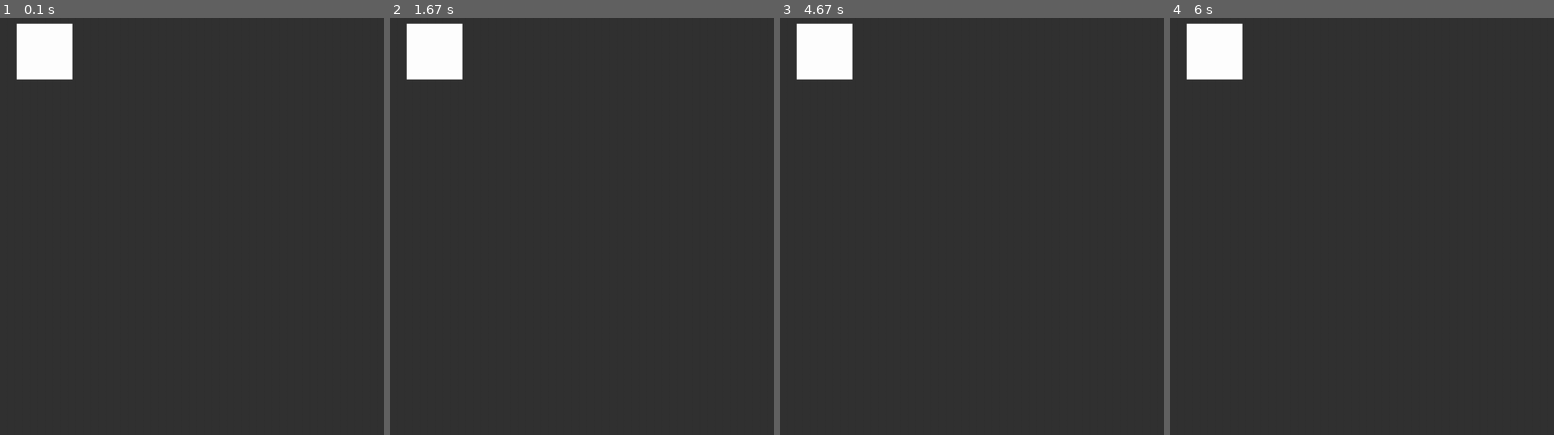
Above: before the commit, frames 1-4 (left to right).
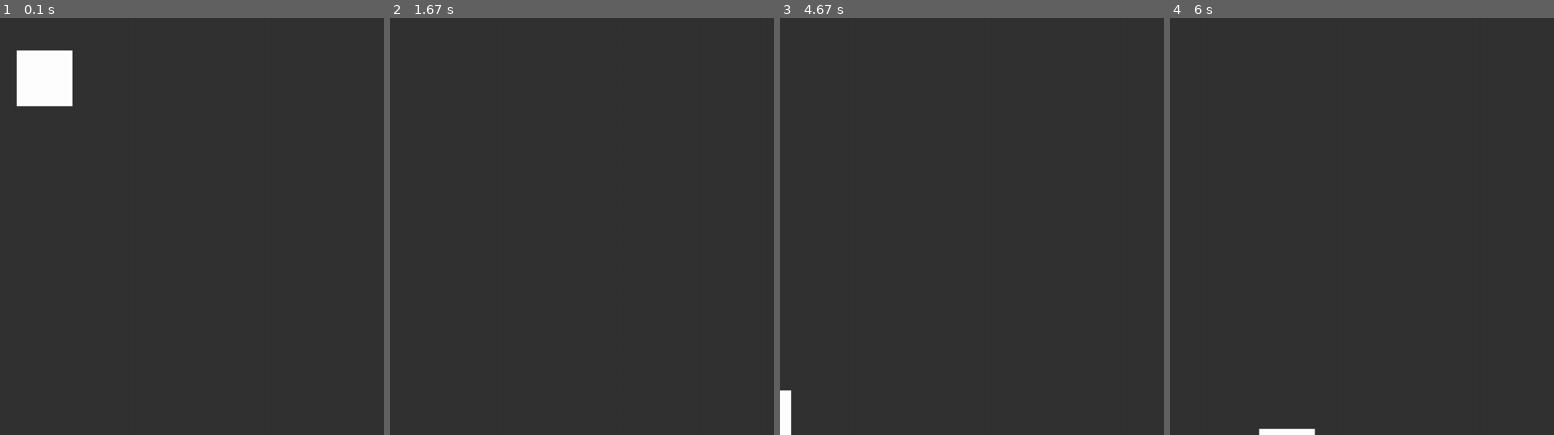
Above: after the commit, the same moments.

Repository: jwillb/pygame-boilerplate
Game: pygame game, started from window.py
Two runs of this game, one before a commit and one after it. Both use one fixed random seed, a clock stepped at 60 frames per second and the inputs below.
Inputs:
- Up to frame 1 (0.1 s): no input
- Up to frame 2 (1.67 s): hold Space 0.33-0.8 s; hold D 0.33-0.8 s; hold W from 1.33 s (still down); tap Space at 1.4 s
- Up to frame 3 (4.67 s): tap Space at 1.7, 2.4, 2.7, 2.97, 3.27, 3.47, 3.77, 4.37 s; release W at 1.8 s; hold A 2.33-2.87 s; hold S 2.9-3.37 s; hold A 3.4-3.87 s; hold D from 4.3 s (still down)
- Up to frame 4 (6 s): tap Space at 4.67, 5.03, 5.93 s; release D at 4.93 s; hold S 4.97-5.33 s; hold D from 5.87 s (still down)

The runs differ from the first frame. In frame 1, 2.0% of the frame differs, in the area x 4-19%, y 1-22%; in frame 2, 2.0%; in frame 3, 2.3%, in the area x 0-19%, y 1-100%; in frame 4, 2.2%.

Commit message:
replaced pygame.Surface with pygame.Rect

Diff:
--- a/colors.py
+++ b/colors.py
@@ -32,6 +32,8 @@
     def toRGB(self):
         return RGB(*colorsys.hsv_to_rgb(self.A, self.B, self.C))
 
+# test
+
 if __name__ == "__main__":
     RGB_COLOR = RGB(255, 255, 255)
     HSV_COLOR = HSV(0, 1, 1)
--- a/construct.py
+++ b/construct.py
@@ -11,10 +11,6 @@
     def getScreen(self):
         return self.__SCREEN
 
-    def refresh(self):
-        self.__SCREEN = pygame.Surface(tuple(self.SCALE), pygame.SRCALPHA, 32)
-        self.__SCREEN.fill(tuple(self.COLOR))
-
 class Sprite(GameObject):
     """
     Generic Sprite Class
@@ -24,4 +20,22 @@
         self.POSITION = vector2.Vector2(0, 0)
         self.COLOR = colors.RGB(255, 255, 255)
         self.VELOCITY = vector2.Vector2(0, 0)
-        self.refresh()
+        self.SPEED = 10
+        self.WASD_HOOK = False
+
+    def refresh(self, SCREEN):
+        if self.WASD_HOOK:
+            KEY_PRESSES = pygame.key.get_pressed()
+            if KEY_PRESSES[pygame.K_d] == 1:
+                self.POSITION.X += self.SPEED
+            if KEY_PRESSES[pygame.K_a] == 1:
+                self.POSITION.X -= self.SPEED
+            if KEY_PRESSES[pygame.K_w] == 1:
+                self.POSITION.Y -= self.SPEED
+            if KEY_PRESSES[pygame.K_s] == 1:
+                self.POSITION.Y += self.SPEED
+
+        self.POSITION.Y += self.VELOCITY.Y
+        self.POSITION.X += self.VELOCITY.X
+
+        pygame.draw.rect(SCREEN, tuple(self.COLOR), pygame.Rect(self.POSITION.X, self.POSITION.Y, self.SCALE.X, self.SCALE.Y))
--- a/vector2.py
+++ b/vector2.py
@@ -20,6 +20,3 @@
         DIR_X = self.X - secondVector.X
         DIR_Y = self.Y - secondVector.Y
         return atan(DIR_Y/DIR_X)
-
-if __name__ == "__main__":
-    pass
--- a/window.py
+++ b/window.py
@@ -2,6 +2,7 @@
 import colors
 import vector2
 import construct
+import time
 from vector2 import Vector2
 
 class Window(construct.GameObject):
@@ -11,6 +12,7 @@
         self.COLOR = colors.RGB(50, 50, 50)
         self.SCALE = Vector2(WIDTH, HEIGHT)
         self.__FRAME = pygame.time.Clock()
+        self.__START = time.time()
         self.__SCREEN = pygame.display.set_mode(tuple(self.SCALE))
 
         self.__SCREEN.fill(tuple(self.COLOR))
@@ -23,21 +25,33 @@
                     pygame.quit()
                     exit()
 
-            RENDER_ITEMS = CALLBACK()
+            RENDER_ITEMS = CALLBACK(self.SCALE, time.time() - self.__START, self.__FRAME.get_fps())
 
             self.__SCREEN.fill(tuple(self.COLOR))
 
             for RENDER_ITEM in RENDER_ITEMS:
-                RENDER_ITEM.refresh()
-                self.__SCREEN.blit(RENDER_ITEM.getScreen(), tuple(RENDER_ITEM.POSITION))
+                RENDER_ITEM.refresh(self.__SCREEN)
 
             self.__FRAME.tick(self.__FPS)
             pygame.display.flip()
 
-def game():
-    MYSQUARE = construct.Sprite()
-    MYSQUARE.POSITION = vector2.Vector2(30, 30)
-    MYSQUARE.SCALE = vector2.Vector2(100, 100)
+# test
+
+MYSQUARE = construct.Sprite()
+MYSQUARE.POSITION = vector2.Vector2(30, 30)
+MYSQUARE.SCALE = vector2.Vector2(100, 100)
+MYSQUARE.VELOCITY = vector2.Vector2(0, 0)
+MYSQUARE.WASD_HOOK = True
+
+LAST_JUMP = 0
+
+def game(SCALE, FRAME, FPS):
+    KEY_PRESSES = pygame.key.get_pressed()
+    if KEY_PRESSES[pygame.K_SPACE] == 1 and time.time():
+        MYSQUARE.VELOCITY.Y -= 10
+    MYSQUARE.VELOCITY.Y += 3.2
+    if MYSQUARE.POSITION.Y + MYSQUARE.SCALE.Y > SCALE.Y and MYSQUARE.VELOCITY.Y >= 0:
+        MYSQUARE.VELOCITY.Y = 0
     return (MYSQUARE,)
 
 if __name__ == "__main__":
